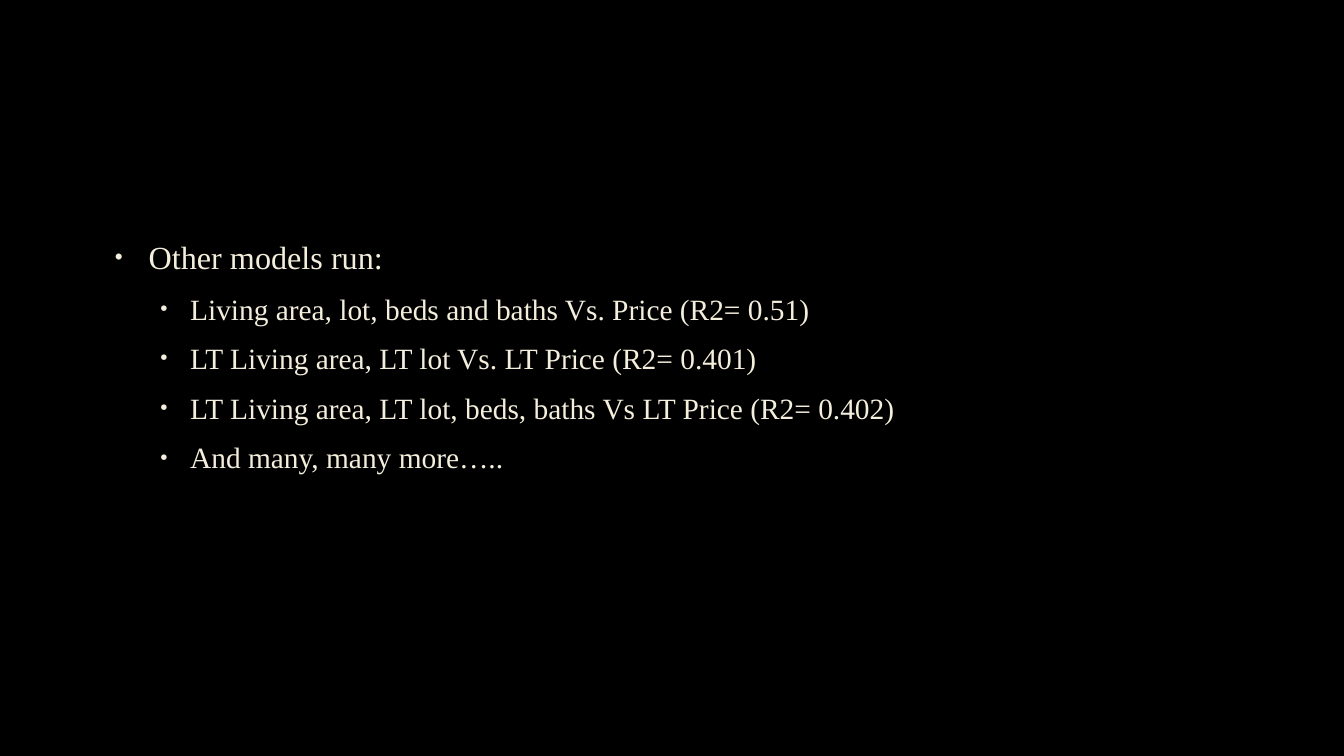
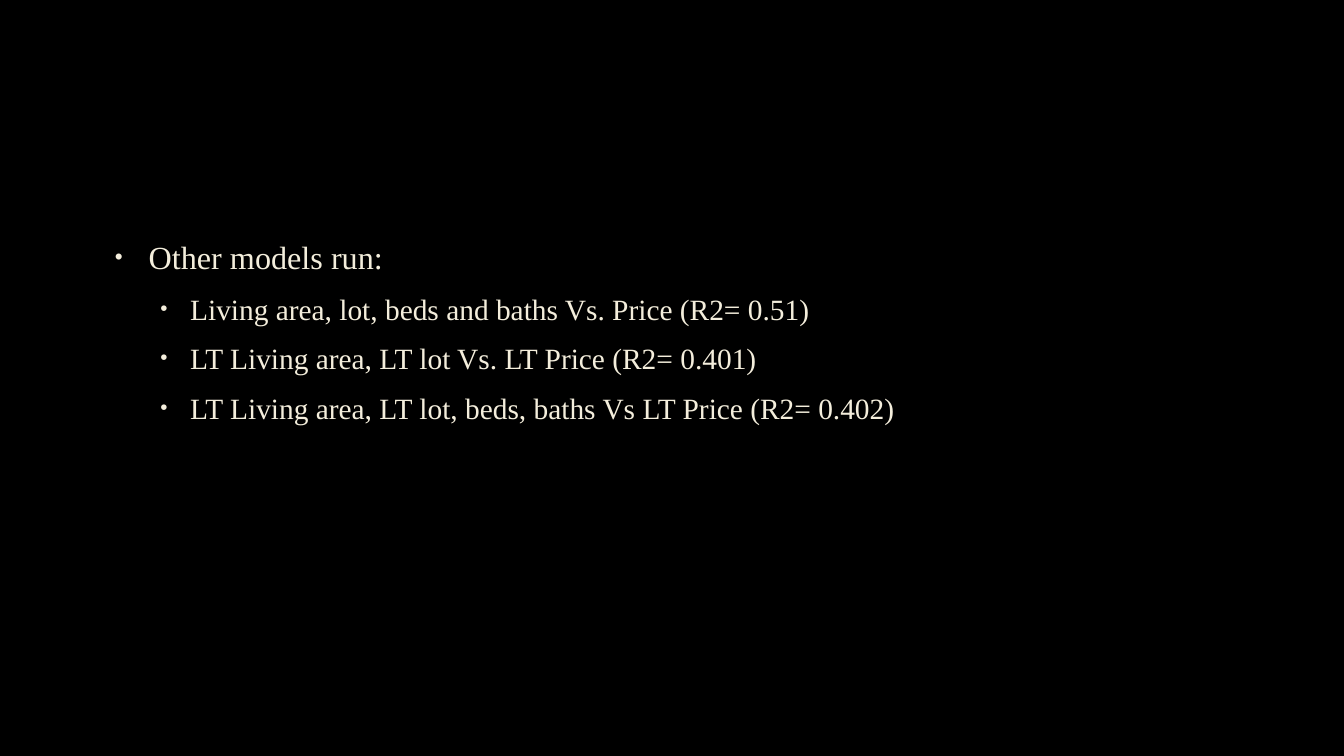
Before and after one commit to djournic/Simple_linear_Regression, a slide deck: slide 7 of NT Presentation.pptx. Drawn at 1344x756 pixels with LibreOffice and Linux fonts; fonts in the diff are those of the drawing; background and template pictures are left out. Boxes give left, top, right and bottom in pixels: in the first picture for what was removed or moved away, otherwise in the second. Text is boxed around its words. In the diff, an @@ line names an element or a change of style, - is before the commit and + after.

```diff
--- a/NT Presentation.pptx
+++ b/NT Presentation.pptx
@@ text at (190, 447, 503, 475): paragraph removed @@
-  • And many, many more…..
```
Also in this commit, not shown: 2 other slides changed, 1 slide added, 5 other files.
